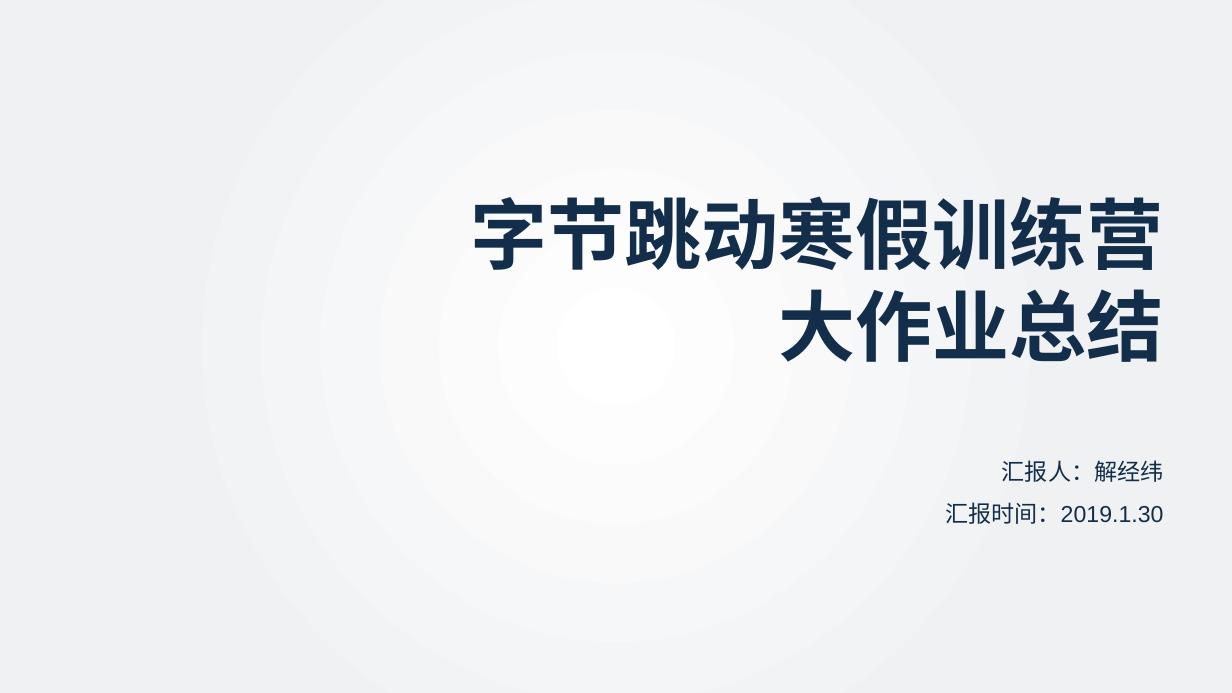
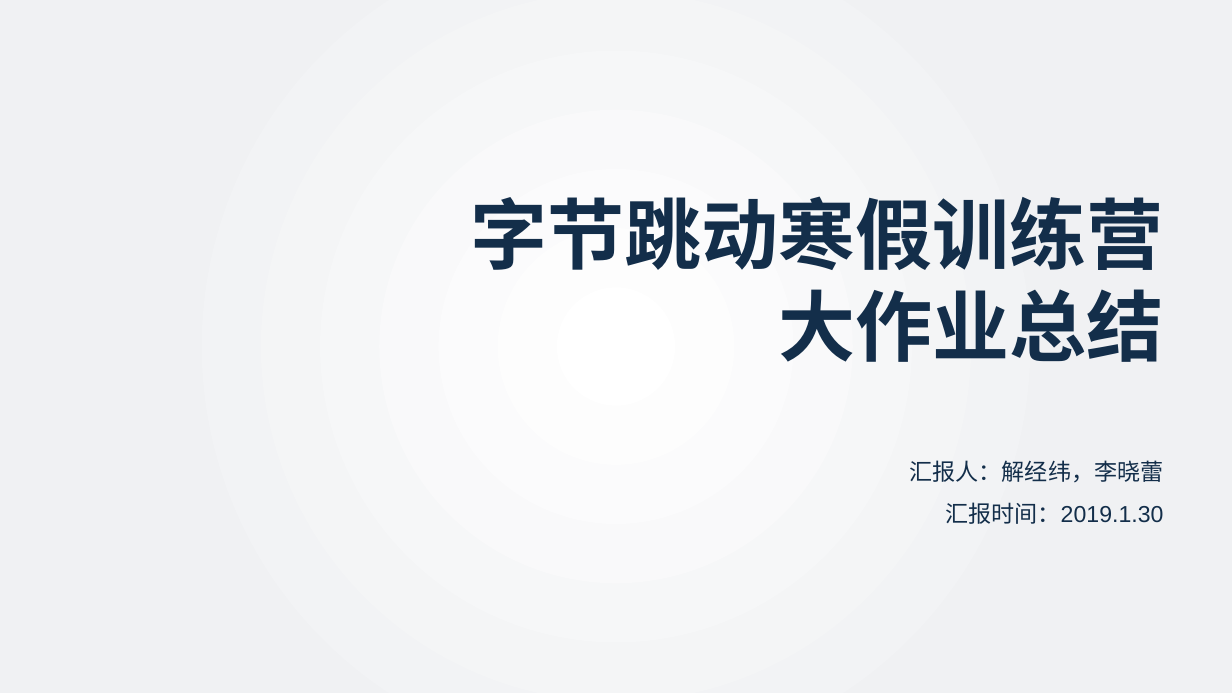
Before and after one commit to xiaoleiei/final_work, a slide deck: slide 1 of 课程汇报.pptx. Drawn at 1232x693 pixels with LibreOffice and Linux fonts; fonts in the diff are those of the drawing; background and template pictures are left out. Boxes give left, top, right and bottom in pixels: in the first picture for what was removed or moved away, otherwise in the second. Text is boxed around its words. In the diff, an @@ line names an element or a change of style, - is before the commit and + after.

```diff
--- a/课程汇报.pptx
+++ b/课程汇报.pptx
@@ text at [909,460,1163,483]: text changed @@
-汇报人：解经纬
+汇报人：解经纬，李晓蕾
```
Also in this commit, not shown: 4 other slides changed, 1 other file.
